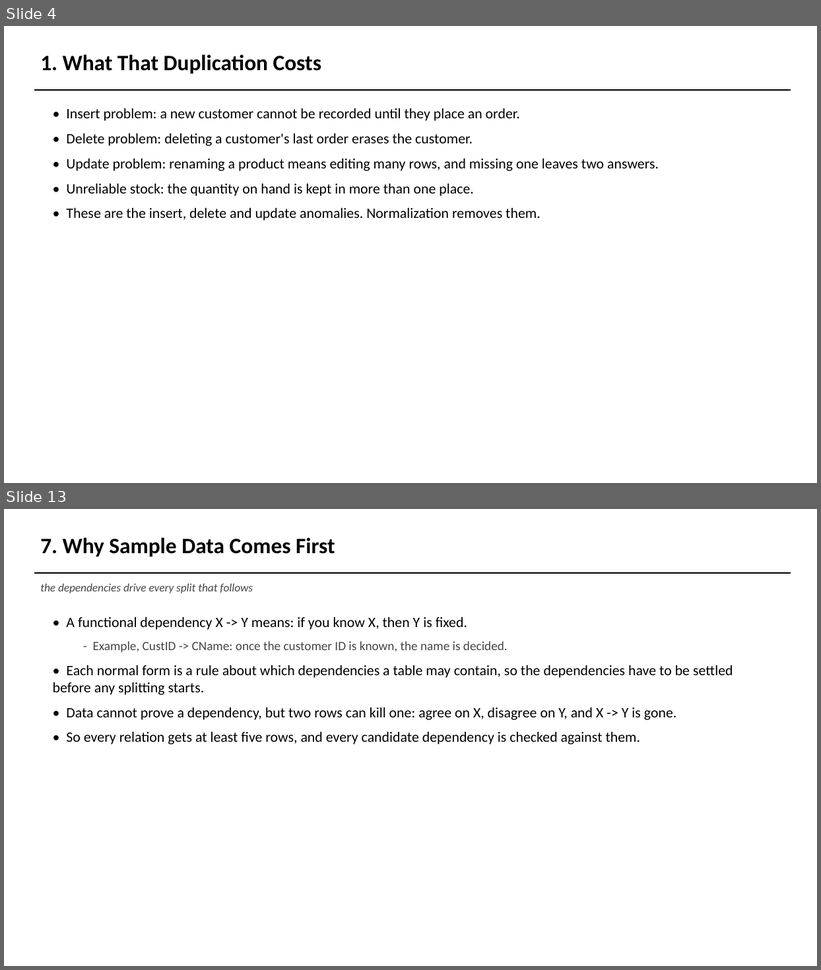
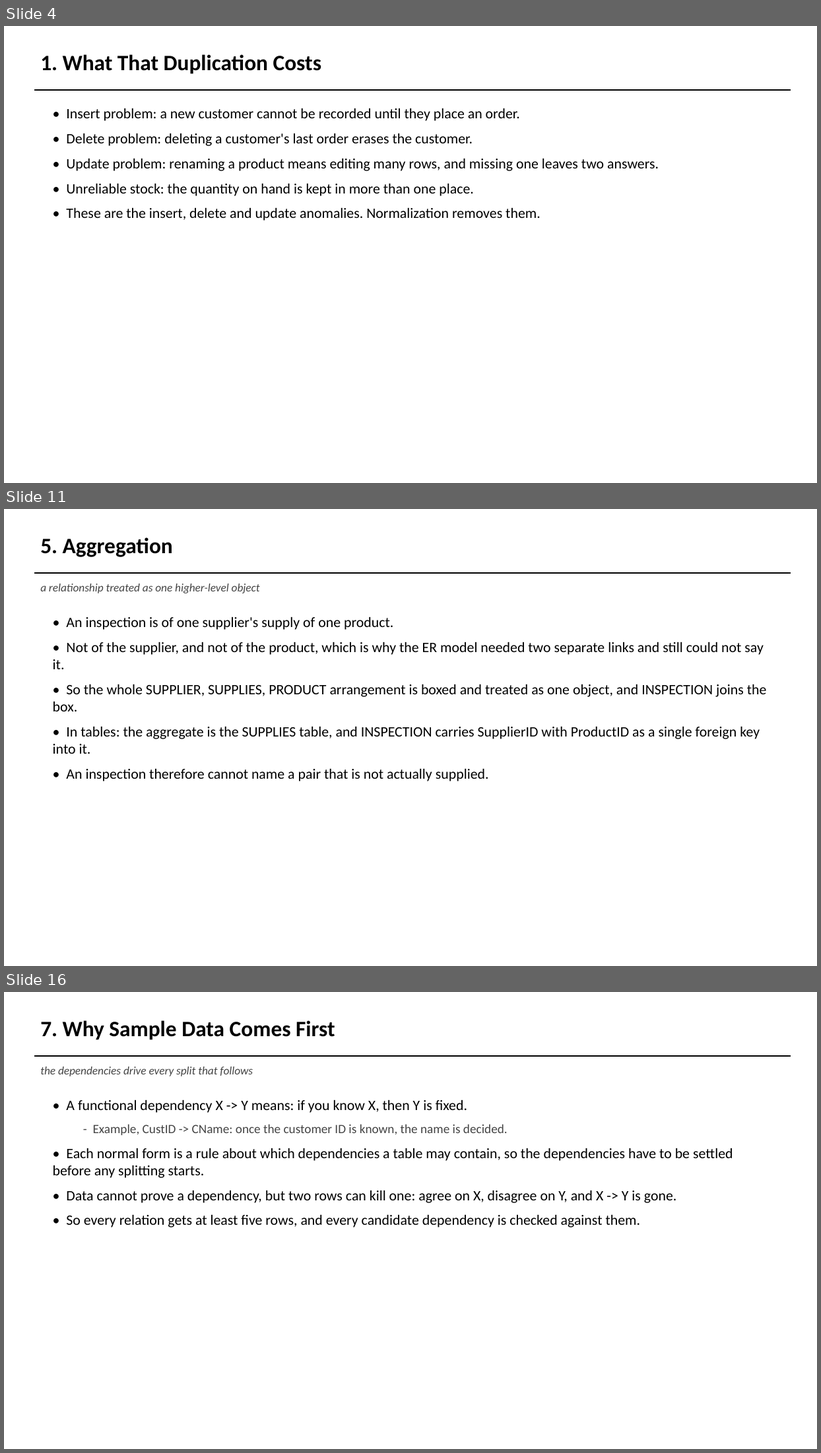
Before and after one commit to AviDhandhania/warehouse-supply-chain-dbms, a slide deck: presentation/DA1_Presentation.pptx. Shown one above the other, each under a label of ours: slides 4 and 13 before the commit, slides 4, 11 and 16 after it; the slides between them are not shown. The pictures are 821x970 and 821x1453 pixels, drawn with LibreOffice and Linux fonts; fonts in the diff are those of the drawing. Boxes give left, top, right and bottom in pixels: in the first picture for what was removed or moved away, otherwise in the second. Text is boxed around its words. In the diff, an @@ line names an element or a change of style, - is before the commit and + after.

Commit message:
DA1: add generalization, aggregation and a 1:1 relationship
MANAGES joins EMPLOYEE and WAREHOUSE one to one, which is what WAREHOUSE
already needed to justify ManagerID. The column now carries a UNIQUE
constraint, so WAREHOUSE has a second candidate key and is still in BCNF.

Generalization lifts SHIPMENT and GOODS_RETURN into GOODS_MOVEMENT. Both
subclasses are in the ER model as separate entities with their own links to
ORDERS and WAREHOUSE, and the EER model lifts the shared columns and both
links into the superclass, collapsing ShipmentID and ReturnID into
MovementID. Built upwards from what existed, which is the only thing that
distinguishes it from the specialization already in the model.

Aggregation boxes SUPPLIER, SUPPLIES and PRODUCT and hangs INSPECTION off the
box. The ER model gives INSPECTION two separate links, one per participant,
so the figure shows why the aggregation is needed. It maps to a two-column
foreign key into SUPPLIES, so an inspection cannot name a pair that is not
supplied. Drawn as its own figure, since the box would have covered half of
the EER model.

Final schema goes from 17 tables to 20 with INSPECTION, GOODS_MOVEMENT and
GOODS_RETURN. Eight come out of the normalization and twelve straight from
the mapping.

The normalization chain is untouched: sample_data, the five norm figures and
decomp_tree are byte for byte what they were, because the lineage runs
through the other eight tables. Every count in the report, the deck and the
README follows the new totals.

```diff
--- a/presentation/DA1_Presentation.pptx
+++ b/presentation/DA1_Presentation.pptx
@@ slide 11 added at [4,509,817,966], background #FFFFFF @@
@@ text added at [40,537,173,557], 26 pt, text #000000, bold @@
+5. Aggregation
@@ rectangle added at [34,572,791,574], fill #000000 @@
@@ text added at [40,584,260,593], 13.5 pt, text #444444, italic @@
+a relationship treated as one higher-level object
@@ text added at [53,617,767,782], 17 pt, text #000000 @@
+• An inspection is of one supplier's supply of one product.
+• Not of the supplier, and not of the product, which is why the ER model needed two separate links and still could not say it.
+• So the whole SUPPLIER, SUPPLIES, PRODUCT arrangement is boxed and treated as one object, and INSPECTION joins the box.
+• In tables: the aggregate is the SUPPLIES table, and INSPECTION carries SupplierID with ProductID as a single foreign key into it.
+• An inspection therefore cannot name a pair that is not actually supplied.
@@ what was slide 13 is now slide 16 @@
```
Also in this commit, not shown: 13 slides changed, 2 other slides added, 8 other files.
